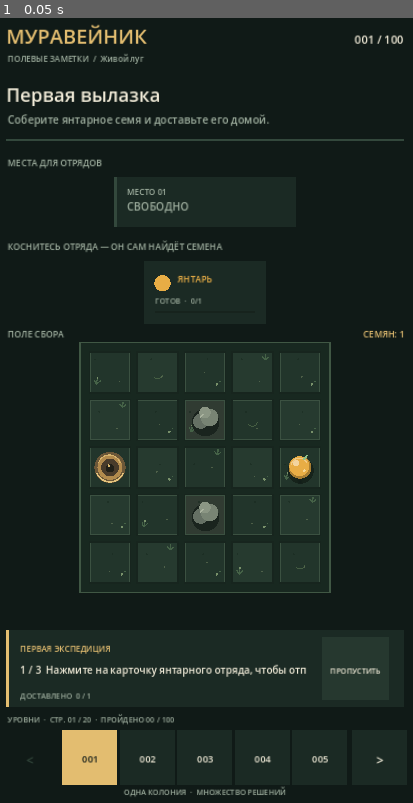
Above: before the commit, frame 1.
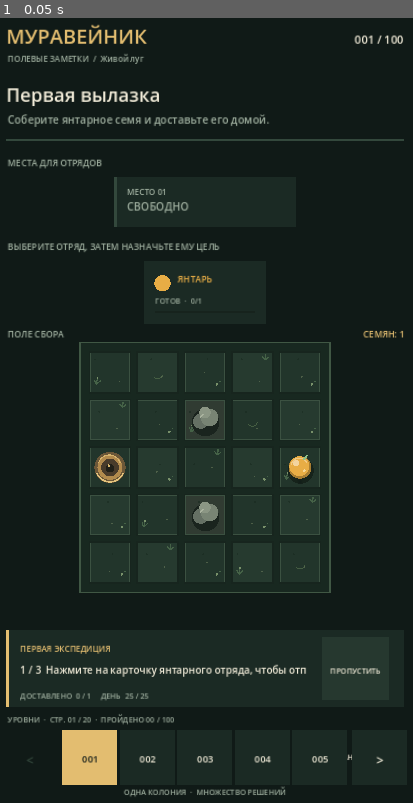
Above: after the commit, the same moment.

Repository: MaiklLX/Game-ANTS
Game: Godot game, scene res://scenes/main.tscn
Same seed, same stepped clock (60 frames per second), same inputs: the game is played once before the commit and once after it.
Inputs:
- Up to frame 1 (0.05 s): no input

The runs differ from the first frame. In frame 1, 0.4% of the frame differs, in the area x 2-86%, y 28-95%.

Commit message:
feat(kt-015): connect strategic orders to game screen

Diff:
--- a/scripts/ui/game_screen.gd
+++ b/scripts/ui/game_screen.gd
@@ -9,6 +9,7 @@
 const LevelGuidanceScript = preload("res://scripts/ui/level_guidance.gd")
 const ResponsiveLayoutScript = preload("res://scripts/ui/responsive_layout.gd")
 const TurnResolverScript = preload("res://scripts/core/turn_resolver.gd")
+const StrategicTurnEngineScript = preload("res://scripts/core/strategic_turn_engine.gd")
 
 const CAMPAIGN_MANIFEST_PATH := "res://campaign/campaign_manifest.json"
 const VIRTUAL_SIZE := Vector2(720.0, 1280.0)
@@ -72,6 +73,10 @@
 
 var _board: BoardModel
 var _colony: ColonyModel
+var _strategic_engine: StrategicTurnEngine
+var _turn_animation_progress: float = 1.0
+var _turn_animation_moves: Dictionary = {}
+var _turn_animation_tween: Tween
 var _level_data: Dictionary = {}
 var _level_index: int = 0
 var _level_page_start: int = 0
@@ -116,6 +121,7 @@
 	_load_ru_localization()
 	_board = BoardModelScript.new()
 	_colony = ColonyModelScript.new()
+	_strategic_engine = StrategicTurnEngineScript.new()
 	var catalog_result: Dictionary = CampaignCatalogScript.load_catalog(CAMPAIGN_MANIFEST_PATH)
 	if not catalog_result["valid"]:
 		_status = "Ошибка данных кампании: " + "; ".join(catalog_result["errors"])
@@ -143,9 +149,9 @@
 
 
 func _process(delta: float) -> void:
-	if _is_animating:
+	if _is_animating or _turn_animation_progress < 1.0:
 		_ant_wiggle += delta * 13.0
-	if _is_animating or _feedback_progress < 1.0:
+	if _is_animating or _turn_animation_progress < 1.0 or _feedback_progress < 1.0:
 		queue_redraw()
 
 
@@ -296,7 +302,7 @@
 
 
 func _draw_squads(font: Font) -> void:
-	draw_string(font, Vector2(44, 392 + _layout_extra * 0.18), "КОСНИТЕСЬ ОТРЯДА — ОН САМ НАЙДЁТ СЕМЕНА", HORIZONTAL_ALIGNMENT_LEFT, -1, ResponsiveLayoutScript.font_size(14, _ui_scale), COLOR_MUTED)
+	draw_string(font, Vector2(44, 392 + _layout_extra * 0.18), "ВЫБЕРИТЕ ОТРЯД, ЗАТЕМ НАЗНАЧЬТЕ ЕМУ ЦЕЛЬ", HORIZONTAL_ALIGNMENT_LEFT, -1, ResponsiveLayoutScript.font_size(14, _ui_scale), COLOR_MUTED)
 	_squad_rects.clear()
 	var ids := _colony.get_squad_ids()
 	var card_width := ResponsiveLayoutScript.squad_card_width(ids.size())
@@ -316,6 +322,9 @@
 		_draw_color_mark(rect.position + Vector2(30, 35), String(squad["color"]), 13.0)
 		draw_string(font, rect.position + Vector2(54, 34), _color_name_short_ru(String(squad["color"])), HORIZONTAL_ALIGNMENT_LEFT, -1, ResponsiveLayoutScript.font_size(14, _ui_scale), squad_color)
 		var state := "В ПОЛЕ" if squad["deployed"] else "ГОТОВ"
+		if _strategic_engine != null and _strategic_engine.has_order(squad_id):
+			var active_order: Dictionary = _strategic_engine.get_order(squad_id)
+			state = "ВОЗВРАЩАЕТСЯ" if active_order.get("kind", "") == "return" else "ИДЁТ К ЦЕЛИ"
 		var carried := int(squad["carried"])
 		var capacity := int(squad["capacity"])
 		var load_text := "%d/%d" % [carried, capacity]
@@ -364,7 +373,34 @@
 			elif not _board.is_walkable(cell):
 				_draw_rock(rect.get_center())
 
-	if not _last_path.is_empty():
+	if _strategic_engine != null:
+		for squad_id in _colony.get_squad_ids():
+			var order: Dictionary = _strategic_engine.get_order(squad_id)
+			var squad: Dictionary = _colony.get_squad(squad_id)
+			if order.is_empty() or squad.is_empty():
+				continue
+			var route: Array = order.get("path", [])
+			var previous: Vector2i = squad.get("position", _board.start)
+			for route_cell in route:
+				draw_line(_cell_rect(previous).get_center(), _cell_rect(route_cell).get_center(), _color_for(String(squad.get("color", "amber"))).lightened(0.25), 3.0)
+				previous = route_cell
+			if not route.is_empty():
+				draw_circle(_cell_rect(route.back()).get_center(), 5.0, _color_for(String(squad.get("color", "amber"))))
+		for squad_id in _colony.get_squad_ids():
+			var squad: Dictionary = _colony.get_squad(squad_id)
+			if not squad.get("deployed", false):
+				continue
+			var ant_position: Vector2 = _cell_rect(squad.get("position", _board.start)).get_center()
+			if _turn_animation_progress < 1.0 and _turn_animation_moves.has(squad_id):
+				var move: Dictionary = _turn_animation_moves[squad_id]
+				var from_pos: Vector2 = _cell_rect(move["from"]).get_center()
+				var to_pos: Vector2 = _cell_rect(move["to"]).get_center()
+				ant_position = from_pos.lerp(to_pos, _turn_animation_progress)
+			_draw_ant(ant_position, _color_for(String(squad.get("color", "amber"))), 0.95)
+			if int(squad.get("carried", 0)) > 0:
+				var seed_tint := _color_for(String(squad.get("color", "amber")))
+				draw_circle(ant_position + Vector2(18, -14), 6.0, seed_tint)
+	if false:
 		var previous := _last_path_start if _board.is_inside(_last_path_start) else _board.start
 		for step in _last_path:
 			draw_line(_cell_rect(previous).get_center(), _cell_rect(step).get_center(), COLOR_GOLD, 4.0)
@@ -394,14 +430,14 @@
 
 func _draw_status(font: Font) -> void:
 	var panel := Rect2(42, 1000 + _layout_extra * 0.68, 636, 124)
-	var completed := TurnResolverScript.is_level_complete(_board, _colony)
-	var blocked := TurnResolverScript.is_level_blocked(_board, _colony)
+	var completed := _strategic_engine.get_outcome() == "won"
+	var blocked := _strategic_engine.get_outcome() == "lost"
 	var panel_color := Color("#20382d") if completed else Color("#392a26") if blocked else COLOR_PANEL
 	var accent_color := Color("#91c99a") if completed else Color("#e58b70") if blocked else COLOR_GOLD
 	draw_rect(panel, panel_color)
 	draw_rect(Rect2(panel.position, Vector2(4, panel.size.y)), accent_color)
 
-	var heading := "ПОЛЕ ЗАЧИЩЕНО" if completed else "ПУТЬ ЗАБЛОКИРОВАН" if blocked else "ПЕРВАЯ ЭКСПЕДИЦИЯ" if _tutorial_active else "ЖУРНАЛ КОЛОНИИ"
+	var heading := "ЭКСПЕДИЦИЯ ЗАВЕРШЕНА" if completed else "ДЕНЬ ЗАКОНЧИЛСЯ" if blocked else "ПЕРВАЯ ЭКСПЕДИЦИЯ" if _tutorial_active else "ЖУРНАЛ КОЛОНИИ"
 	draw_string(font, Vector2(64, 1035 + _layout_extra * 0.68), heading, HORIZONTAL_ALIGNMENT_LEFT, -1, ResponsiveLayoutScript.font_size(13, _ui_scale), accent_color if not _tutorial_active else COLOR_GOLD)
 	var action_width := ResponsiveLayoutScript.status_action_width(_ui_scale)
 	var action_height := ResponsiveLayoutScript.status_action_height(_ui_scale)
@@ -417,7 +453,9 @@
 		draw_string(font, _restart_rect.position + Vector2(0, 56), "ЗАНОВО", HORIZONTAL_ALIGNMENT_CENTER, _restart_rect.size.x, ResponsiveLayoutScript.font_size(16, _ui_scale), COLOR_TEXT)
 		draw_string(font, Vector2(64, 1070 + _layout_extra * 0.68), _status_for_display(), HORIZONTAL_ALIGNMENT_LEFT, 460, ResponsiveLayoutScript.font_size(17, _ui_scale), COLOR_TEXT)
 	var delivered := _colony.delivered_resources
-	draw_string(font, Vector2(64, 1110 + _layout_extra * 0.68), "ДОСТАВЛЕНО  %d / %d" % [delivered, _board.total_resources], HORIZONTAL_ALIGNMENT_LEFT, -1, ResponsiveLayoutScript.font_size(12, _ui_scale), COLOR_MUTED)
+	draw_string(font, Vector2(64, 1110 + _layout_extra * 0.68), "ДОСТАВЛЕНО  %d / %d     ДЕНЬ  %d / %d" % [delivered, _board.total_resources, _strategic_engine.day_remaining, _strategic_engine.day_limit], HORIZONTAL_ALIGNMENT_LEFT, -1, ResponsiveLayoutScript.font_size(12, _ui_scale), COLOR_MUTED)
+	var action_label := "СЛЕДУЮЩИЙ ХОД" if _has_active_orders() else "ЗАНОВО"
+	draw_string(font, _restart_rect.position + Vector2(0, 56), action_label, HORIZONTAL_ALIGNMENT_CENTER, _restart_rect.size.x, ResponsiveLayoutScript.font_size(12, _ui_scale), COLOR_TEXT)
 
 
 func _draw_level_picker(font: Font) -> void:
@@ -503,7 +541,10 @@
 			_load_level(_level_page_start + index)
 			return
 	if _restart_rect.has_point(point):
-		_load_level(_level_index)
+		if _has_active_orders():
+			_advance_strategic_turn()
+		else:
+			_load_level(_level_index)
 		return
 	if _tutorial_active and _tutorial_skip_rect.has_point(point):
 		_complete_tutorial()
@@ -537,6 +578,10 @@
 	_is_animating = false
 	_returning_to_nest = false
 	_ant_progress = 0.0
+	_turn_animation_progress = 1.0
+	_turn_animation_moves.clear()
+	if _turn_animation_tween != null and _turn_animation_tween.is_running():
+		_turn_animation_tween.kill()
 	if _campaign_levels.is_empty():
 		_status = "Нет доступных уровней."
 		queue_redraw()
@@ -547,11 +592,13 @@
 	_tutorial_step = 0 if _tutorial_active else -1
 	_level_data = _campaign_levels[_level_index]["data"].duplicate(true)
 	var result: Dictionary = LevelLoaderScript.load_into(_level_data, _board, _colony)
+	var day_budget := int(_level_data.get("day_budget", maxi(24, _board.width * _board.height)))
+	_strategic_engine.configure(day_budget)
 	_selected_squad_id = ""
 	_last_path.clear()
 	_last_target = Vector2i(-1, -1)
 	_last_path_start = _board.start
-	_status = "Выберите отряд, чтобы начать." if result["valid"] else _error_ru(str(result["errors"]))
+	_status = "Выберите отряд, затем семя или муравейник. Нажмите «Следующий ход»." if result["valid"] else _error_ru(str(result["errors"]))
 	if result["valid"] and _progress_store != null:
 		var save_result: Dictionary = _progress_store.set_last_selected_level(String(_campaign_levels[_level_index]["id"]))
 		if not save_result.get("valid", false):
@@ -566,175 +613,135 @@
 	if squad.is_empty():
 		return
 	_selected_squad_id = squad_id
-	_last_path.clear()
-	if not squad["deployed"]:
+	if not squad.get("deployed", false):
 		var result: Dictionary = _colony.deploy_squad(squad_id)
-		if not result["valid"]:
-			_status = _error_ru(String(result["errors"][0]))
+		if not result.get("valid", false):
+			_status = _error_ru(String(result.get("errors", ["Не удалось отправить отряд."])[0]))
 			queue_redraw()
 			return
-		if _tutorial_active and squad_id == "amber_workers":
-			_tutorial_step = 1
-	_auto_dispatch = true
-	_status = "%s отряд отправился на поиск семян." % _color_name_ru(String(squad.get("color", "")))
-	_dispatch_next_seed()
-
-
-func _dispatch_next_seed() -> void:
-	if _selected_squad_id.is_empty():
-		return
-	var squad: Dictionary = _colony.get_squad(_selected_squad_id)
-	if squad.is_empty() or not squad.get("deployed", false):
-		_auto_dispatch = false
-		return
-	if int(squad.get("carried", 0)) >= int(squad.get("capacity", 1)):
-		_status = "Отряд набрал полный груз и возвращается домой."
-		_return_selected_squad()
-		return
-	var from_cell: Vector2i = squad.get("position", _board.start)
-	if not _board.is_inside(from_cell):
-		from_cell = _board.start
-	var best_cell := Vector2i(-1, -1)
-	var best_path: Array[Vector2i] = []
-	for cell in _board.get_resource_cells():
-		if _board.resource_color_at(cell) != String(squad.get("color", "")):
-			continue
-		var path: Array[Vector2i] = _board.find_path(from_cell, cell)
-		if path.is_empty():
-			continue
-		if best_cell == Vector2i(-1, -1) or path.size() < best_path.size():
-			best_cell = cell
-			best_path = path
-	if best_cell == Vector2i(-1, -1):
-		if int(squad.get("carried", 0)) > 0:
-			_status = "Все доступные семена собраны. Отряд возвращается домой."
-			_return_selected_squad()
+		_status = "%s отряд готов. Выберите подходящее семя." % _color_name_ru(String(squad.get("color", "")))
+	else:
+		var order: Dictionary = _strategic_engine.get_order(squad_id)
+		if not order.is_empty():
+			_status = "Приказ активен: %d ход(а/ов) до цели." % order.get("path", []).size()
+		elif int(squad.get("carried", 0)) > 0:
+			_status = "Отряд несёт груз. Коснитесь муравейника, чтобы назначить возвращение."
 		else:
-			_auto_dispatch = false
-			_status = "Рядом нет доступных семян этого цвета."
-			queue_redraw()
-		return
-	_begin_collection(best_cell, best_path)
+			_status = "Отряд выбран. Коснитесь доступного семени своего цвета."
+	queue_redraw()
 
 
 func _collect_selected_squad(cell: Vector2i) -> void:
-	_auto_dispatch = false
 	if _selected_squad_id.is_empty():
 		_status = "Сначала выберите отряд рабочих."
 		queue_redraw()
 		return
 	var squad: Dictionary = _colony.get_squad(_selected_squad_id)
-	if squad.is_empty() or not squad["deployed"]:
-		_status = "Сначала отправьте выбранный отряд в поле."
+	if squad.is_empty() or not squad.get("deployed", false):
+		_status = "Сначала выберите и отправьте отряд в поле."
 		queue_redraw()
 		return
-	var from_cell: Vector2i = squad.get("position", _board.start)
-	if not _board.is_inside(from_cell):
-		from_cell = _board.start
-	var preview: Dictionary = TurnResolverScript.preview_collection(
-		_colony, _board, _selected_squad_id, from_cell, cell
-	)
-	if not preview["valid"]:
-		_status = _error_ru(String(preview["errors"][0]))
-		queue_redraw()
-		return
-	_begin_collection(cell, preview["path"])
-
-
-func _begin_collection(cell: Vector2i, path: Array[Vector2i]) -> void:
-	if path.is_empty():
-		return
-	var squad: Dictionary = _colony.get_squad(_selected_squad_id)
-	_last_path_start = squad.get("position", _board.start)
-	_last_target = cell
-	_last_path = path
-	_ant_progress = 0.0
-	_returning_to_nest = false
-	_is_animating = true
-	_status = "Муравьи бегут за семенем…"
-	_start_path_animation(1.0, false)
+	var result: Dictionary = _strategic_engine.set_collect_order(_colony, _board, _selected_squad_id, cell)
+	if not result.get("valid", false):
+		_status = _error_ru(String(result.get("errors", ["Нельзя назначить эту цель."])[0]))
+	else:
+		_last_path_start = squad.get("position", _board.start)
+		_last_target = cell
+		_last_path = result.get("path", [])
+		_status = "Маршрут назначен: %d ход(а/ов). Нажмите «Следующий ход»." % int(result.get("turn_cost", 0))
 	queue_redraw()
 
 
 func _return_selected_squad() -> void:
 	if _selected_squad_id.is_empty():
-		_status = "Выберите отряд в поле, чтобы вернуть его домой."
+		_status = "Выберите отряд в поле, затем коснитесь муравейника."
 		queue_redraw()
 		return
 	var squad: Dictionary = _colony.get_squad(_selected_squad_id)
-	if squad.is_empty() or not squad["deployed"]:
-		_status = "Выбранный отряд сейчас не в поле."
+	if squad.is_empty() or not squad.get("deployed", false):
+		_status = "Выбранный отряд ещё не находится в поле."
 		queue_redraw()
 		return
-	var squad_position: Vector2i = squad.get("position", Vector2i(-1, -1))
-	_last_path_start = squad_position if _board.is_inside(squad_position) else _board.start
-	_last_path = _board.find_path(_last_path_start, _board.start)
-	_last_target = _board.start
-	_ant_progress = 0.0
-	if _last_path.is_empty():
-		_finish_squad_return()
-		return
-	_returning_to_nest = true
-	_is_animating = true
-	_status = "Рабочие возвращаются домой…"
-	_start_path_animation(1.0, true)
+	var result: Dictionary = _strategic_engine.set_return_order(_colony, _board, _selected_squad_id)
+	if not result.get("valid", false):
+		_status = _error_ru(String(result.get("errors", ["Не удалось назначить возвращение."])[0]))
+	else:
+		_last_target = _board.start
+		_status = "Возвращение назначено: %d ход(а/ов). Нажмите «Следующий ход»." % int(result.get("turn_cost", 0))
 	queue_redraw()
 
 
-func _start_path_animation(target_progress: float, returning: bool) -> void:
-	if _animation_tween != null and _animation_tween.is_running():
-		_animation_tween.kill()
-	var duration := maxf(0.20, float(_last_path.size()) * 0.12)
-	_animation_tween = create_tween()
-	_animation_tween.set_trans(Tween.TRANS_CUBIC)
-	_animation_tween.set_ease(Tween.EASE_IN_OUT)
-	_animation_tween.tween_property(self, "_ant_progress", target_progress, duration)
-	_animation_tween.finished.connect(_on_path_animation_finished.bind(returning))
-
-
-func _on_path_animation_finished(returning: bool) -> void:
+func _has_active_orders() -> bool:
+	if _strategic_engine == null or _colony == null:
+		return false
+	for squad_id in _colony.get_squad_ids():
+		if _strategic_engine.has_order(squad_id):
+			return true
+	return false
+
+
+func _advance_strategic_turn() -> void:
+	if not _has_active_orders():
+		_status = "Сначала назначьте приказ хотя бы одному отряду."
+		queue_redraw()
+		return
+	var previous_positions: Dictionary = {}
+	for squad_id in _colony.get_squad_ids():
+		var squad: Dictionary = _colony.get_squad(squad_id)
+		if squad.get("deployed", false):
+			previous_positions[squad_id] = squad.get("position", _board.start)
+	var result: Dictionary = _strategic_engine.advance_turn(_colony, _board)
+	if not result.get("valid", false):
+		_status = _error_ru(String(result.get("errors", ["Не удалось завершить ход."])[0]))
+		queue_redraw()
+		return
+	_turn_animation_moves.clear()
+	for squad_id in result.get("moved", []):
+		var squad_after: Dictionary = _colony.get_squad(String(squad_id))
+		if squad_after.is_empty() or not squad_after.get("deployed", false):
+			continue
+		var old_cell: Vector2i = previous_positions.get(String(squad_id), squad_after.get("position", _board.start))
+		var new_cell: Vector2i = squad_after.get("position", old_cell)
+		_turn_animation_moves[String(squad_id)] = {"from": old_cell, "to": new_cell}
+	_turn_animation_progress = 0.0 if not _turn_animation_moves.is_empty() else 1.0
+	if _turn_animation_tween != null and _turn_animation_tween.is_running():
+		_turn_animation_tween.kill()
+	if _turn_animation_progress < 1.0:
+		_is_animating = true
+		_turn_animation_tween = create_tween()
+		_turn_animation_tween.set_trans(Tween.TRANS_CUBIC)
+		_turn_animation_tween.set_ease(Tween.EASE_IN_OUT)
+		_turn_animation_tween.tween_property(self, "_turn_animation_progress", 1.0, 0.24)
+		_turn_animation_tween.finished.connect(_on_turn_animation_finished)
+	else:
+		_is_animating = false
+		_turn_animation_moves.clear()
+	if result.get("outcome", "playing") == "won":
+		_status = "Победа! Все семена доставлены домой."
+		_mark_level_completed()
+	elif result.get("outcome", "playing") == "lost":
+		_status = "День закончился. Не хватило ходов — попробуйте другой план."
+	elif not result.get("collected", []).is_empty():
+		_status = "Семя собрано. Отряд ждёт следующего приказа."
+	elif not result.get("delivered", []).is_empty():
+		_status = "Груз доставлен. Можно назначать новые приказы."
+	else:
+		_status = "Ход %d. Осталось ходов дня: %d." % [int(result.get("turn", 0)), int(result.get("day_remaining", 0))]
+	queue_redraw()
+
+
+func _on_turn_animation_finished() -> void:
 	_is_animating = false
-	if returning:
-		_finish_squad_return()
-	else:
-		var result: Dictionary = TurnResolverScript.apply_collection(
-			_colony, _board, _selected_squad_id, _last_path_start, _last_target
-		)
-		if not result["valid"]:
-			_status = String(result["errors"][0])
-			_last_path.clear()
-		else:
-			_trigger_feedback(_last_target)
-			if _tutorial_active and _tutorial_step == 1:
-				_tutorial_step = 2
-			var squad: Dictionary = _colony.get_squad(_selected_squad_id)
-			if _auto_dispatch:
-				_status = "Семя найдено! Муравьи ищут следующее…"
-				_dispatch_next_seed()
-			elif squad.get("carried", 0) >= squad.get("capacity", 1):
-				_status = "Отряд загружен. Нажмите на муравейник, чтобы доставить груз."
-			else:
-				_status = "Семя собрано. Можно продолжить сбор или вернуться домой."
-		_check_terminal_state()
+	_turn_animation_moves.clear()
 	queue_redraw()
 
 
-func _finish_squad_return() -> void:
-	var result: Dictionary = _colony.return_squad(_selected_squad_id)
-	if result["valid"]:
-		_status = "Доставлено семян: %d. Место для отряда свободно." % result["delivered"]
-		if _tutorial_active and _tutorial_step == 2 and result["delivered"] > 0:
-			_complete_tutorial()
-		_trigger_feedback(_board.start)
-		_selected_squad_id = ""
-		_auto_dispatch = false
-		_last_path.clear()
-		_last_target = Vector2i(-1, -1)
-		_ant_progress = 0.0
-	_returning_to_nest = false
-	_is_animating = false
-	_check_terminal_state()
-	queue_redraw()
+func _mark_level_completed() -> void:
+	var level_id := String(_campaign_levels[_level_index]["id"])
+	if _progress_store != null and not _progress_store.is_level_completed(level_id):
+		var save_result: Dictionary = _progress_store.mark_level_completed(level_id)
+		if not save_result.get("valid", false):
+			_progress_warning = String(save_result.get("warning", "Не удалось сохранить прогресс."))
 
 
 func _position_along_last_path(progress: float) -> Vector2:
@@ -789,17 +796,10 @@
 
 
 func _check_terminal_state() -> void:
-	if TurnResolverScript.is_level_complete(_board, _colony):
-		var level_id := String(_campaign_levels[_level_index]["id"])
-		if _progress_store != null and not _progress_store.is_level_completed(level_id):
-			var save_result: Dictionary = _progress_store.mark_level_completed(level_id)
-			if not save_result.get("valid", false):
-				_progress_warning = String(save_result.get("warning", "Не удалось сохранить прогресс."))
+	if _strategic_engine.get_outcome() == "won":
 		_status = "Победа! Все семена доставлены домой."
-		if not _progress_warning.is_empty():
-			_status += "  " + _progress_warning
-	elif TurnResolverScript.is_level_blocked(_board, _colony):
-		_status = "Ни один отряд не может добраться до оставшихся семян. Попробуйте снова."
+	elif _strategic_engine.get_outcome() == "lost":
+		_status = "День закончился. Попробуйте другой план."
 
 
 func _tutorial_instruction() -> String:
